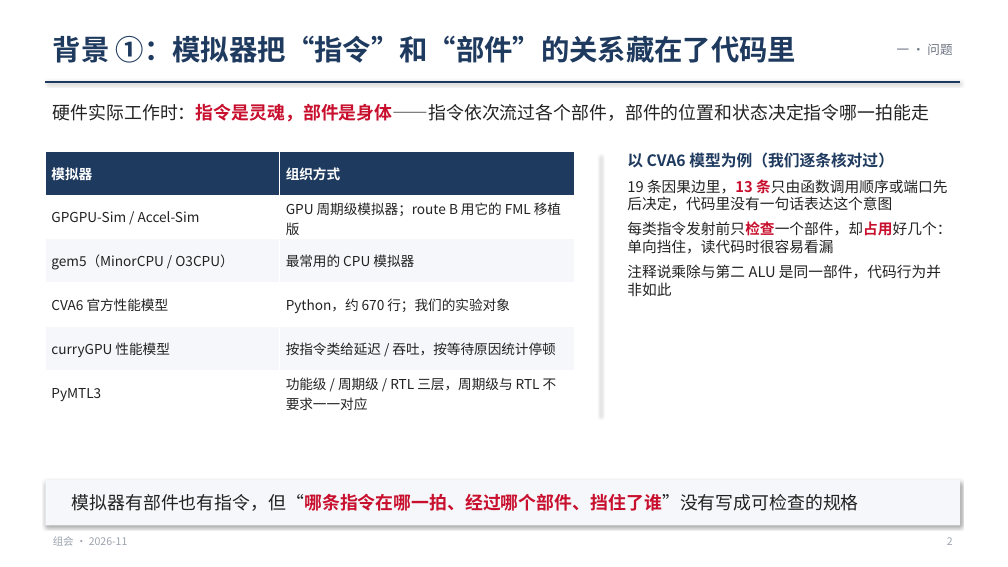
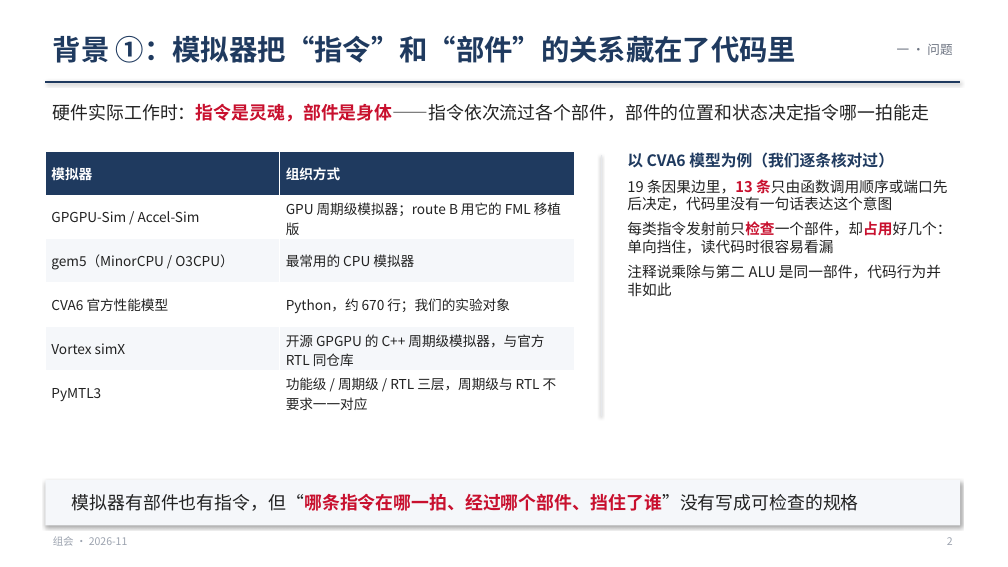
Before and after one commit to WHUDYF/PPT-generate, a slide deck: slide 2 of presentations/group_meeting_20261106/group_meeting_20261106.pptx. Drawn at 1008x567 pixels with LibreOffice and Linux fonts; fonts in the diff are those of the drawing. Boxes give left, top, right and bottom in pixels: in the first picture for what was removed or moved away, otherwise in the second. Text is boxed around its words. In the diff, an @@ line names an element or a change of style, - is before the commit and + after.

```diff
--- a/presentations/group_meeting_20261106/group_meeting_20261106.pptx
+++ b/presentations/group_meeting_20261106/group_meeting_20261106.pptx
@@ table at bbox=[45, 151, 575, 414] @@
-row 5, column 1: curryGPU 性能模型
+row 5, column 1: Vortex simX
-row 5, column 2: 按指令类给延迟 / 吞吐，按等待原因统计停顿
+row 5, column 2: 开源 GPGPU 的 C++ 周期级模拟器，与官方 RTL 同仓库
```
Also in this commit, not shown: 3 other slides changed, 10 other files.
